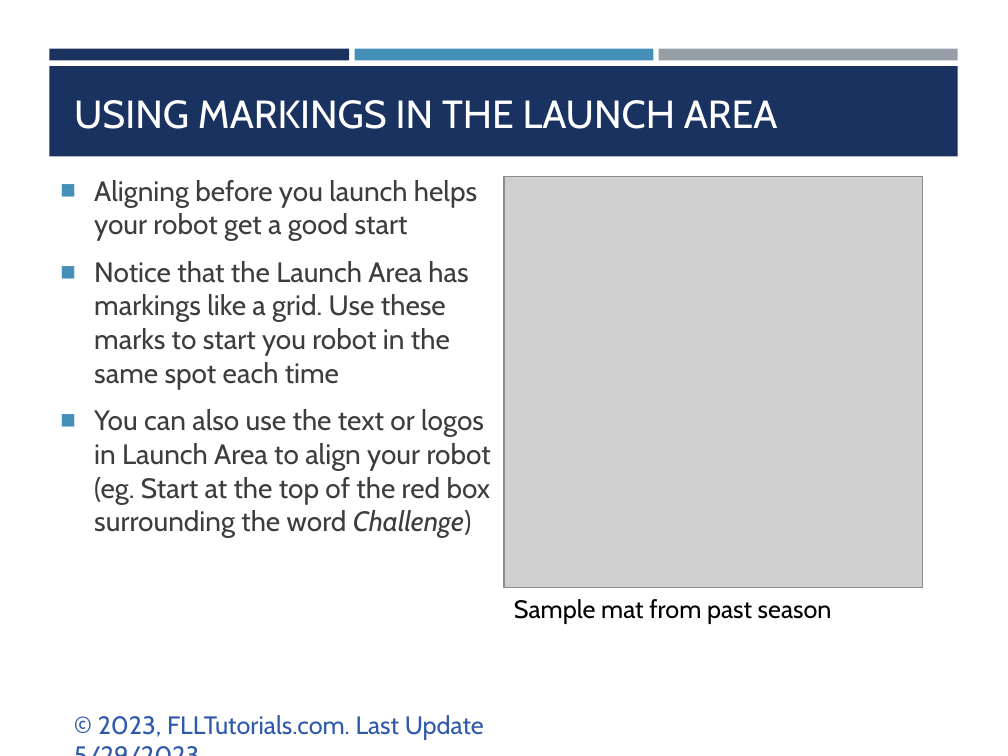
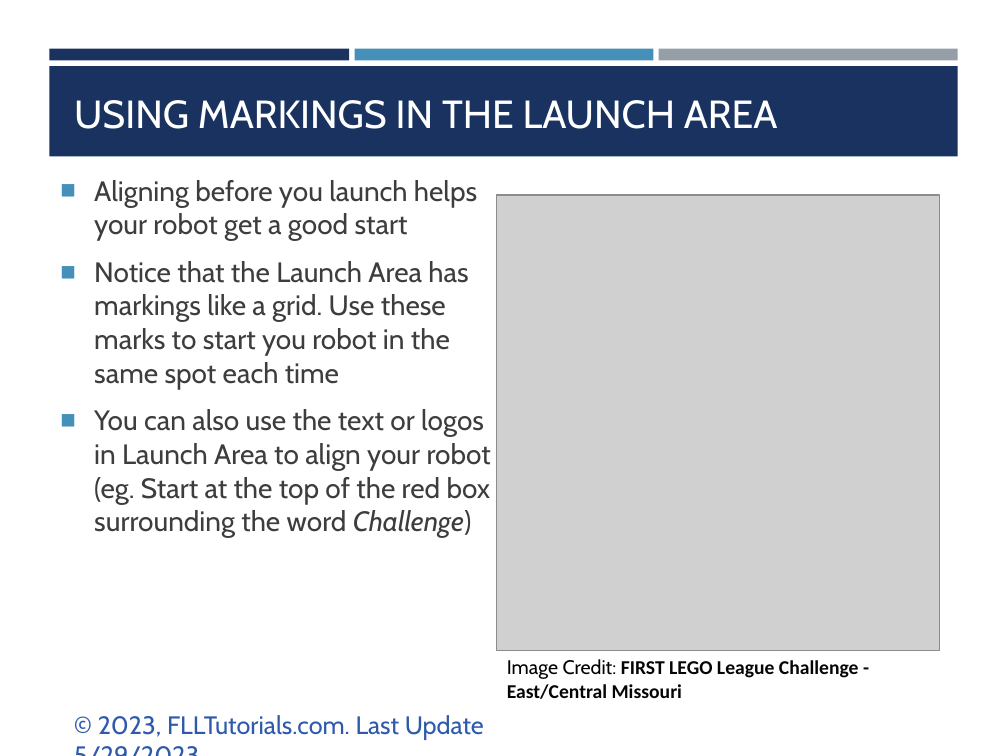
Before and after one commit to ev3lessons/FLL-Tutorials, a slide deck: slide 2 of translations/en-us/RobotGame/AlignInLaunch.pptx. Drawn at 1008x756 pixels with LibreOffice and Linux fonts; fonts in the diff are those of the drawing; grey boxes stand for pictures. Boxes give left, top, right and bottom in pixels: in the first picture for what was removed or moved away, otherwise in the second. Text is boxed around its words. In the diff, an @@ line names an element or a change of style, - is before the commit and + after.

Commit message:
Updated Mat image

```diff
--- a/translations/en-us/RobotGame/AlignInLaunch.pptx
+++ b/translations/en-us/RobotGame/AlignInLaunch.pptx
@@ picture: place and size @@
-picture at <box>504,176,923,588</box>
+picture at <box>497,195,939,650</box>
@@ text at <box>507,659,859,699</box>: text changed; size 18 to 14 pt; font Cabin to Calibri; text colour #000000 to #050505; bold on @@
-Sample mat from past season
+Image Credit: FIRST LEGO League Challenge - East/Central Missouri
```
Also in this commit, not shown: 2 other slides changed, 7 other files.
